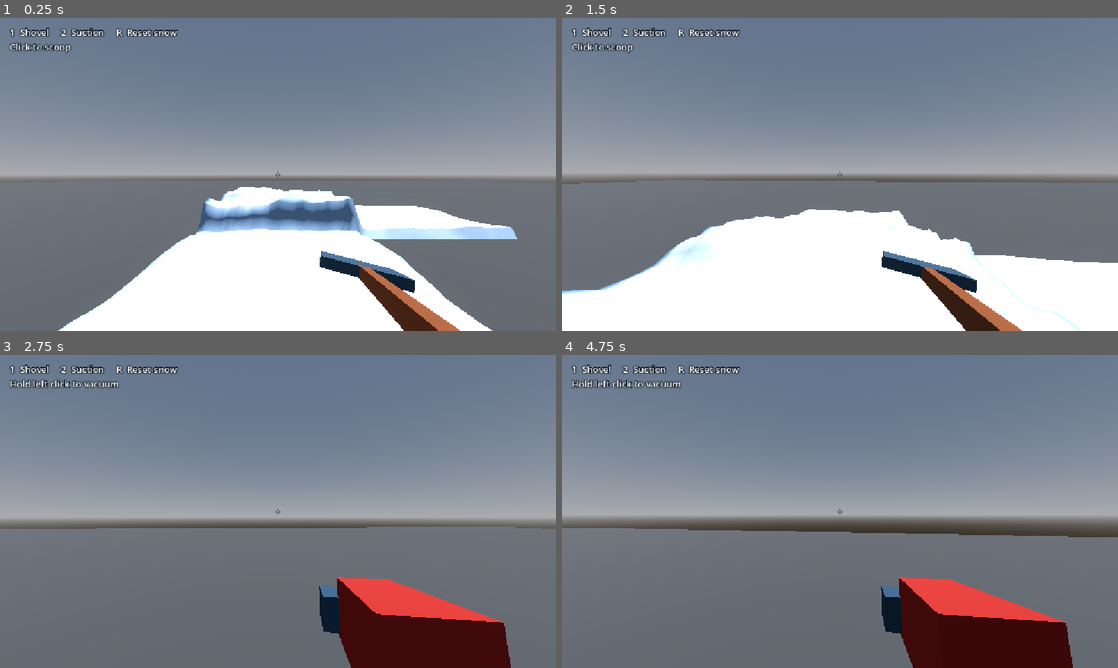
Above: before the commit, frames 1-4 (two rows, left to right).
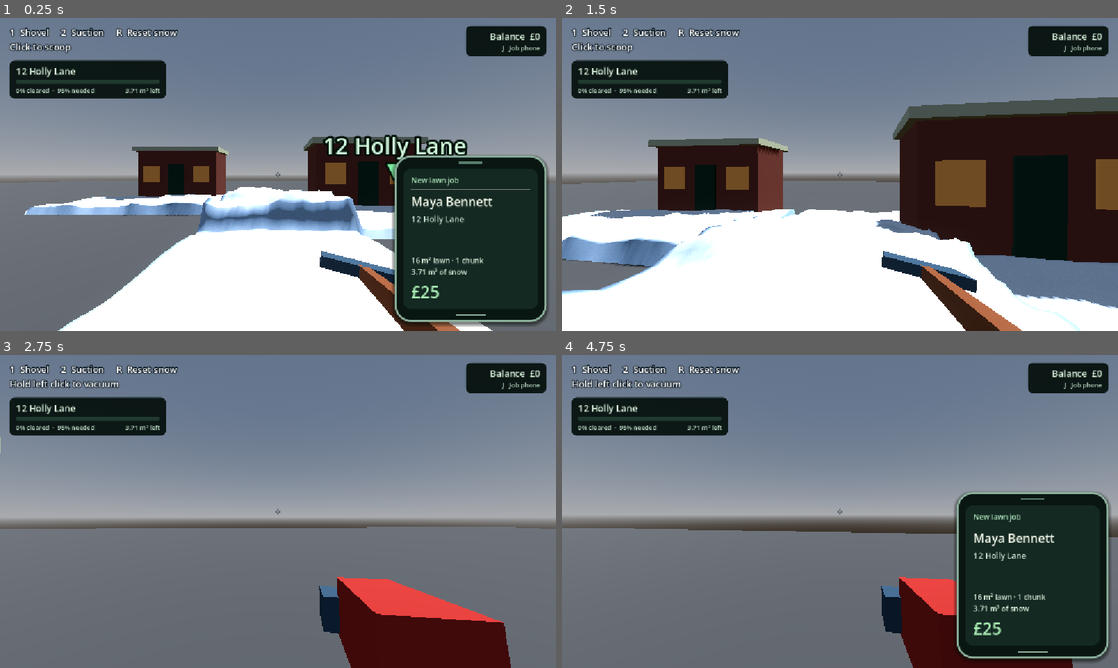
Above: after the commit, the same moments.

Repository: Dempsey845/clear-by-christmas
Game: Godot game, scene res://Town/town.tscn
The game is run twice, just before and just after one commit, with the same random seed, the same clock (stepped at 60 frames per second) and the same inputs.
Inputs (mouse positions are in pixels of both pictures, inside the frame that each line leads up to):
- Up to frame 1 (0.25 s): no input
- Up to frame 2 (1.5 s): tap Enter at 0.5, 1.25 s; move the mouse to (867, 174) at 0.52 s; hold J (job_phone, bound only after the commit) 0.53-1.28 s; hold W (move_forward) from 0.53 s (still down); click (867, 174) at 0.67 s; tap Space (jump) at 0.77 s; move the mouse to (812, 174) at 1.27 s; tap 1 (snow_shovel) at 1.35 s; click (812, 174) at 1.42 s
- Up to frame 3 (2.75 s): keep holding W (move_forward); tap Space (jump) at 1.52 s; tap J (job_phone, bound only after the commit) at 1.55 s; tap Enter at 2 s; move the mouse to (289, 505) at 2.02 s; hold J (job_phone, bound only after the commit) from 2.03 s (still down); tap 2 (snow_suction) at 2.1 s; click (289, 505) at 2.17 s
- Up to frame 4 (4.75 s): keep holding W (move_forward); tap Enter at 2.75, 3.5, 4.25 s; move the mouse to (834, 517) at 2.77 s; release J (job_phone, bound only after the commit) at 2.78 s; click (834, 517) at 2.85 s; tap Space (jump) at 3.02, 3.77, 4.52 s; tap J (job_phone, bound only after the commit) at 3.05, 4.35 s; move the mouse to (878, 514) at 3.52 s; hold J (job_phone, bound only after the commit) 3.53-4.28 s; click (878, 514) at 3.67 s; move the mouse to (795, 508) at 4.27 s; click (795, 508) at 4.42 s

The runs differ from the first frame. In frame 1, 28% of the frame differs, in the area x 1-99%, y 2-99%; in frame 2, 36%, in the area x 0-100%, y 2-93%; in frame 3, 4.8%; in frame 4, 19%.

Commit message:
Created a job system.

Diff:
--- /dev/null
+++ b/Jobs/Requests/12_holly_lane.tres
@@ -0,0 +1,10 @@
+[gd_resource type="Resource" script_class="SnowJob" format=3]
+
+[ext_resource type="Script" path="res://Jobs/snow_job.gd" id="1"]
+
+[resource]
+script = ExtResource("1")
+site_id = &"holly_12"
+client_name = "Maya Bennett"
+address = "12 Holly Lane"
+pay = 25
--- /dev/null
+++ b/Jobs/Requests/18_holly_lane.tres
@@ -0,0 +1,10 @@
+[gd_resource type="Resource" script_class="SnowJob" format=3]
+
+[ext_resource type="Script" path="res://Jobs/snow_job.gd" id="1"]
+
+[resource]
+script = ExtResource("1")
+site_id = &"holly_18"
+client_name = "Arthur Cole"
+address = "18 Holly Lane"
+pay = 45
--- /dev/null
+++ b/Jobs/job_board.gd
@@ -0,0 +1,121 @@
+class_name JobBoard
+extends Node
+
+signal balance_changed(amount: int)
+signal job_completed(job: SnowJob)
+
+@export var player: Node3D
+@export var requests: Array[SnowJob]
+@export_range(0.0, 10.0, 0.25) var marker_hide_distance := 2.25
+@export_range(0.5, 15.0, 0.5) var next_job_delay := 4.0
+
+@onready var hud: JobHUD = $JobHUD
+@onready var marker: Node3D = $JobMarker
+@onready var next_request: Timer = $NextRequest
+
+var balance: int:
+	get:
+		return _balance
+
+var _balance := 0
+var _next_index := 0
+var _sites: Dictionary[StringName, SnowJobSite] = {}
+var _job: SnowJob
+var _site: SnowJobSite
+var _starting_volume := 0.0
+
+
+func _ready() -> void:
+	set_physics_process(false)
+	hud.set_balance(balance)
+	next_request.timeout.connect(_assign_next)
+	_find_sites.call_deferred()
+
+
+func _physics_process(_delta: float) -> void:
+	_update_marker()
+
+
+func try_spend(amount: int) -> bool:
+	if amount <= 0 or amount > balance:
+		return false
+	_change_balance(-amount)
+	return true
+
+
+func _find_sites() -> void:
+	for node in get_tree().get_nodes_in_group("snow_job_sites"):
+		var site := node as SnowJobSite
+		if site == null or site.site_id == &"" or not site.prepare():
+			continue
+		if _sites.has(site.site_id):
+			push_warning("Duplicate snow job site: %s" % site.site_id)
+			continue
+		_sites[site.site_id] = site
+	_assign_next()
+
+
+func _assign_next() -> void:
+	while _next_index < requests.size():
+		var request := requests[_next_index]
+		_next_index += 1
+		if request == null:
+			continue
+		var site := _sites.get(request.site_id) as SnowJobSite
+		if site == null:
+			push_warning("Missing snow job site: %s" % request.site_id)
+			continue
+		var volume := site.snow_volume_m3()
+		if volume > 0.01:
+			_start_job(request, site, volume)
+			return
+	hud.show_no_requests()
+
+
+func _start_job(request: SnowJob, site: SnowJobSite, volume: float) -> void:
+	_job = request
+	_site = site
+	_starting_volume = volume
+	for field in site.fields():
+		# Read progress after every part of a snow edit has been applied.
+		field.snow_amount_changed.connect(_refresh_progress, CONNECT_DEFERRED)
+	marker.global_position = site.get_node("MarkerPosition").global_position
+	$JobMarker/Address.text = request.address
+	hud.show_assignment(request, site.lawn_area_m2(), site.chunk_count(), volume)
+	_update_marker()
+	set_physics_process(true)
+
+
+func _update_marker() -> void:
+	marker.visible = is_instance_valid(player) and _site.distance_to_lawn(player.global_position) > marker_hide_distance
+
+
+func _refresh_progress() -> void:
+	if _job == null:
+		return
+	var remaining := _site.snow_volume_m3()
+	var cleared := clampf(1.0 - remaining / _starting_volume, 0.0, 1.0)
+	hud.set_progress(cleared, remaining, _job.required_clear_percent)
+	if cleared + 0.000001 >= _job.required_clear_percent / 100.0:
+		_complete_job()
+
+
+func _complete_job() -> void:
+	var completed := _job
+	for field in _site.fields():
+		field.snow_amount_changed.disconnect(_refresh_progress)
+	_job = null
+	_site = null
+	marker.hide()
+	set_physics_process(false)
+
+	_change_balance(completed.pay)
+	hud.show_completed(completed)
+	job_completed.emit(completed)
+	next_request.start(next_job_delay)
+
+
+func _change_balance(amount: int) -> void:
+	_balance += amount
+	hud.set_balance(balance)
+	balance_changed.emit(balance)
--- /dev/null
+++ b/Jobs/job_board.tscn
@@ -0,0 +1,15 @@
+[gd_scene format=3]
+
+[ext_resource type="Script" path="res://Jobs/job_board.gd" id="1"]
+[ext_resource type="PackedScene" path="res://Jobs/job_hud.tscn" id="2"]
+[ext_resource type="PackedScene" path="res://Jobs/job_marker.tscn" id="3"]
+
+[node name="JobBoard" type="Node"]
+script = ExtResource("1")
+
+[node name="JobHUD" parent="." instance=ExtResource("2")]
+
+[node name="JobMarker" parent="." instance=ExtResource("3")]
+
+[node name="NextRequest" type="Timer" parent="."]
+one_shot = true
--- /dev/null
+++ b/Jobs/job_hud.gd
@@ -0,0 +1,89 @@
+class_name JobHUD
+extends CanvasLayer
+
+const PHONE_INSET := 0.0
+const PHONE_HIDDEN := 430.0
+
+@onready var phone: PanelContainer = %Phone
+@onready var notice_timer: Timer = $NoticeTimer
+@onready var progress: ProgressBar = %ClearanceBar
+
+var _phone_open := false
+var _phone_tween: Tween
+
+
+func _ready() -> void:
+	notice_timer.timeout.connect(_set_phone_open.bind(false))
+
+
+func _unhandled_input(event: InputEvent) -> void:
+	if event.is_action_pressed("job_phone"):
+		notice_timer.stop()
+		_set_phone_open(not _phone_open)
+		get_viewport().set_input_as_handled()
+
+
+func set_balance(amount: int) -> void:
+	%Balance.text = "Balance  £%d" % amount
+
+
+func show_assignment(job: SnowJob, area: float, chunks: int, volume: float) -> void:
+	%PhoneHeading.text = "New lawn job"
+	%Client.text = job.client_name
+	%Address.text = job.address
+	%Payout.text = "£%d" % job.pay
+	%Lawn.text = "%.0f m² lawn · %d %s" % [area, chunks, "chunk" if chunks == 1 else "chunks"]
+	%Snow.text = "%.2f m³ of snow" % volume
+	%JobTitle.text = job.address
+	%ProgressPanel.show()
+	progress.show()
+	set_progress(0.0, volume, job.required_clear_percent)
+	_notify()
+
+
+func set_progress(fraction: float, remaining: float, required: int) -> void:
+	progress.value = fraction * 100.0
+	%ProgressText.text = "%d%% cleared  ·  %d%% needed" % [floori(fraction * 100.0), required]
+	%Remaining.text = "%.2f m³ left" % remaining
+
+
+func show_completed(job: SnowJob) -> void:
+	%PhoneHeading.text = "Job complete"
+	%Payout.text = "+£%d" % job.pay
+	%Lawn.text = "Payment received"
+	%Snow.text = ""
+	%ProgressText.text = "Job complete  ·  +£%d" % job.pay
+	%Remaining.text = ""
+	_notify()
+
+
+func show_no_requests() -> void:
+	%PhoneHeading.text = "No pending jobs"
+	%Client.text = ""
+	%Address.text = ""
+	%Payout.text = ""
+	%Lawn.text = "All available requests are finished."
+	%Snow.text = ""
+	%ProgressPanel.hide()
+	notice_timer.start()
+
+
+func _notify() -> void:
+	_set_phone_open(true)
+	notice_timer.start()
+
+
+func _set_phone_open(open: bool) -> void:
+	if open == _phone_open:
+		return
+	_phone_open = open
+	if _phone_tween != null:
+		_phone_tween.kill()
+	if open and not phone.visible:
+		phone.position.y = PHONE_HIDDEN
+		phone.show()
+	_phone_tween = create_tween()
+	_phone_tween.tween_property(phone, "position:y", PHONE_INSET if open else PHONE_HIDDEN, 0.28) \
+		.set_trans(Tween.TRANS_CUBIC).set_ease(Tween.EASE_OUT)
+	if not open:
+		_phone_tween.tween_callback(phone.hide)
--- /dev/null
+++ b/Jobs/job_hud.tscn
@@ -0,0 +1,263 @@
+[gd_scene format=3]
+
+[ext_resource type="Script" path="res://Jobs/job_hud.gd" id="1"]
+
+[sub_resource type="StyleBoxFlat" id="body"]
+bg_color = Color(0.035, 0.085, 0.072, 1)
+border_width_left = 4
+border_width_top = 4
+border_width_right = 4
+border_width_bottom = 4
+border_color = Color(0.55, 0.69, 0.61, 1)
+corner_radius_top_left = 32
+corner_radius_top_right = 32
+corner_radius_bottom_right = 32
+corner_radius_bottom_left = 32
+shadow_color = Color(0.02, 0.04, 0.03, 0.5)
+shadow_size = 8
+shadow_offset = Vector2(0, 4)
+content_margin_left = 18.0
+content_margin_right = 18.0
+content_margin_top = 12.0
+content_margin_bottom = 12.0
+
+[sub_resource type="StyleBoxFlat" id="screen"]
+bg_color = Color(0.078, 0.16, 0.132, 1)
+corner_radius_top_left = 16
+corner_radius_top_right = 16
+corner_radius_bottom_right = 16
+corner_radius_bottom_left = 16
+content_margin_left = 16.0
+content_margin_right = 16.0
+content_margin_top = 13.0
+content_margin_bottom = 13.0
+
+[sub_resource type="StyleBoxFlat" id="overlay"]
+bg_color = Color(0.029, 0.072, 0.059, 0.95)
+corner_radius_top_left = 11
+corner_radius_top_right = 11
+corner_radius_bottom_right = 11
+corner_radius_bottom_left = 11
+content_margin_left = 13.0
+content_margin_right = 13.0
+content_margin_top = 8.0
+content_margin_bottom = 8.0
+
+[sub_resource type="StyleBoxFlat" id="track"]
+bg_color = Color(0.13, 0.23, 0.19, 1)
+corner_radius_top_left = 4
+corner_radius_top_right = 4
+corner_radius_bottom_right = 4
+corner_radius_bottom_left = 4
+
+[sub_resource type="StyleBoxFlat" id="fill"]
+bg_color = Color(0.55, 0.88, 0.64, 1)
+corner_radius_top_left = 4
+corner_radius_top_right = 4
+corner_radius_bottom_right = 4
+corner_radius_bottom_left = 4
+
+[node name="JobHUD" type="CanvasLayer"]
+layer = 2
+script = ExtResource("1")
+
+[node name="Overlay" type="Control" parent="."]
+layout_mode = 3
+anchors_preset = 15
+anchor_right = 1.0
+anchor_bottom = 1.0
+grow_horizontal = 2
+grow_vertical = 2
+mouse_filter = 2
+
+[node name="Wallet" type="PanelContainer" parent="Overlay"]
+layout_mode = 1
+anchors_preset = 1
+anchor_left = 1.0
+anchor_right = 1.0
+offset_left = -187.0
+offset_top = 16.0
+offset_right = -20.0
+offset_bottom = 72.0
+grow_horizontal = 0
+mouse_filter = 2
+theme_override_styles/panel = SubResource("overlay")
+
+[node name="Lines" type="VBoxContainer" parent="Overlay/Wallet"]
+layout_mode = 2
+mouse_filter = 2
+theme_override_constants/separation = 2
+
+[node name="Balance" type="Label" parent="Overlay/Wallet/Lines"]
+unique_name_in_owner = true
+layout_mode = 2
+theme_override_colors/font_color = Color(0.88, 0.98, 0.89, 1)
+theme_override_font_sizes/font_size = 19
+text = "Balance  £0"
+horizontal_alignment = 2
+
+[node name="PhoneKey" type="Label" parent="Overlay/Wallet/Lines"]
+layout_mode = 2
+theme_override_colors/font_color = Color(0.69, 0.81, 0.73, 1)
+theme_override_font_sizes/font_size = 13
+text = "J   Job phone"
+horizontal_alignment = 2
+
+[node name="ProgressPanel" type="PanelContainer" parent="Overlay"]
+unique_name_in_owner = true
+visible = false
+layout_mode = 0
+offset_left = 20.0
+offset_top = 88.0
+offset_right = 344.0
+mouse_filter = 2
+theme_override_styles/panel = SubResource("overlay")
+
+[node name="Lines" type="VBoxContainer" parent="Overlay/ProgressPanel"]
+layout_mode = 2
+mouse_filter = 2
+theme_override_constants/separation = 5
+
+[node name="JobTitle" type="Label" parent="Overlay/ProgressPanel/Lines"]
+unique_name_in_owner = true
+layout_mode = 2
+theme_override_colors/font_color = Color(0.88, 0.98, 0.89, 1)
+theme_override_font_sizes/font_size = 19
+text_overrun_behavior = 3
+
+[node name="ClearanceBar" type="ProgressBar" parent="Overlay/ProgressPanel/Lines"]
+unique_name_in_owner = true
+custom_minimum_size = Vector2(0, 8)
+layout_mode = 2
+mouse_filter = 2
+theme_override_styles/background = SubResource("track")
+theme_override_styles/fill = SubResource("fill")
+step = 0.0
+show_percentage = false
+
+[node name="Details" type="HBoxContainer" parent="Overlay/ProgressPanel/Lines"]
+layout_mode = 2
+mouse_filter = 2
+theme_override_constants/separation = 12
+
+[node name="ProgressText" type="Label" parent="Overlay/ProgressPanel/Lines/Details"]
+unique_name_in_owner = true
+layout_mode = 2
+size_flags_horizontal = 3
+theme_override_colors/font_color = Color(0.77, 0.88, 0.80, 1)
+theme_override_font_sizes/font_size = 13
+
+[node name="Remaining" type="Label" parent="Overlay/ProgressPanel/Lines/Details"]
+unique_name_in_owner = true
+layout_mode = 2
+theme_override_colors/font_color = Color(0.77, 0.88, 0.80, 1)
+theme_override_font_sizes/font_size = 13
+
+[node name="PhoneAnchor" type="Control" parent="Overlay"]
+layout_mode = 1
+anchors_preset = 3
+anchor_left = 1.0
+anchor_top = 1.0
+anchor_right = 1.0
+anchor_bottom = 1.0
+offset_left = -334.0
+offset_top = -364.0
+offset_right = -20.0
+offset_bottom = -20.0
+grow_horizontal = 0
+grow_vertical = 0
+mouse_filter = 2
+
+[node name="Phone" type="PanelContainer" parent="Overlay/PhoneAnchor"]
+unique_name_in_owner = true
+visible = false
+layout_mode = 0
+offset_right = 314.0
+offset_bottom = 344.0
+mouse_filter = 2
+theme_override_styles/panel = SubResource("body")
+
+[node name="Shell" type="VBoxContainer" parent="Overlay/PhoneAnchor/Phone"]
+layout_mode = 2
+mouse_filter = 2
+theme_override_constants/separation = 10
+
+[node name="Speaker" type="ColorRect" parent="Overlay/PhoneAnchor/Phone/Shell"]
+custom_minimum_size = Vector2(48, 5)
+layout_mode = 2
+size_flags_horizontal = 4
+mouse_filter = 2
+color = Color(0.34, 0.49, 0.42, 1)
+
+[node name="Screen" type="PanelContainer" parent="Overlay/PhoneAnchor/Phone/Shell"]
+layout_mode = 2
+size_flags_vertical = 3
+mouse_filter = 2
+theme_override_styles/panel = SubResource("screen")
+
+[node name="Content" type="VBoxContainer" parent="Overlay/PhoneAnchor/Phone/Shell/Screen"]
+layout_mode = 2
+mouse_filter = 2
+theme_override_constants/separation = 6
+
+[node name="PhoneHeading" type="Label" parent="Overlay/PhoneAnchor/Phone/Shell/Screen/Content"]
+unique_name_in_owner = true
+layout_mode = 2
+theme_override_colors/font_color = Color(0.68, 0.89, 0.73, 1)
+theme_override_font_sizes/font_size = 15
+text = "No pending jobs"
+
+[node name="Line" type="HSeparator" parent="Overlay/PhoneAnchor/Phone/Shell/Screen/Content"]
+layout_mode = 2
+mouse_filter = 2
+
+[node name="Client" type="Label" parent="Overlay/PhoneAnchor/Phone/Shell/Screen/Content"]
+unique_name_in_owner = true
+layout_mode = 2
+theme_override_colors/font_color = Color(0.97, 0.99, 0.93, 1)
+theme_override_font_sizes/font_size = 25
+text_overrun_behavior = 3
+
+[node name="Address" type="Label" parent="Overlay/PhoneAnchor/Phone/Shell/Screen/Content"]
+unique_name_in_owner = true
+layout_mode = 2
+theme_override_colors/font_color = Color(0.77, 0.88, 0.81, 1)
+theme_override_font_sizes/font_size = 17
+autowrap_mode = 3
+max_lines_visible = 2
+
+[node name="Details" type="VBoxContainer" parent="Overlay/PhoneAnchor/Phone/Shell/Screen/Content"]
+layout_mode = 2
+size_flags_vertical = 10
+mouse_filter = 2
+theme_override_constants/separation = 2
+
+[node name="Lawn" type="Label" parent="Overlay/PhoneAnchor/Phone/Shell/Screen/Content/Details"]
+unique_name_in_owner = true
+layout_mode = 2
+theme_override_colors/font_color = Color(0.85, 0.92, 0.85, 1)
+theme_override_font_sizes/font_size = 15
+autowrap_mode = 3
+
+[node name="Snow" type="Label" parent="Overlay/PhoneAnchor/Phone/Shell/Screen/Content/Details"]
+unique_name_in_owner = true
+layout_mode = 2
+theme_override_colors/font_color = Color(0.85, 0.92, 0.85, 1)
+theme_override_font_sizes/font_size = 15
+
+[node name="Payout" type="Label" parent="Overlay/PhoneAnchor/Phone/Shell/Screen/Content"]
+unique_name_in_owner = true
+layout_mode = 2
+theme_override_colors/font_color = Color(0.68, 0.94, 0.72, 1)
+theme_override_font_sizes/font_size = 34
+
+[node name="HomeBar" type="ColorRect" parent="Overlay/PhoneAnchor/Phone/Shell"]
+custom_minimum_size = Vector2(62, 4)
+layout_mode = 2
+size_flags_horizontal = 4
+mouse_filter = 2
+color = Color(0.55, 0.69, 0.61, 1)
+
+[node name="NoticeTimer" type="Timer" parent="."]
+wait_time = 8.0
+one_shot = true
--- /dev/null
+++ b/Jobs/job_marker.tscn
@@ -0,0 +1,27 @@
+[gd_scene format=3]
+
+[node name="JobMarker" type="Node3D"]
+top_level = true
+visible = false
+
+[node name="Address" type="Label3D" parent="."]
+pixel_size = 0.0032
+billboard = 1
+no_depth_test = true
+fixed_size = true
+font_size = 34
+outline_size = 13
+modulate = Color(0.83, 0.98, 0.87, 1)
+outline_modulate = Color(0.025, 0.09, 0.06, 1)
+
+[node name="Pin" type="Label3D" parent="."]
+pixel_size = 0.0032
+billboard = 1
+no_depth_test = true
+fixed_size = true
+offset = Vector2(0, -38)
+text = "▼"
+font_size = 30
+outline_size = 13
+modulate = Color(0.50, 0.91, 0.63, 1)
+outline_modulate = Color(0.025, 0.09, 0.06, 1)
--- /dev/null
+++ b/Jobs/sample_house.tscn
@@ -0,0 +1,44 @@
+[gd_scene format=3]
+
+[sub_resource type="StandardMaterial3D" id="siding"]
+albedo_color = Color(0.46, 0.23, 0.19, 1)
+
+[sub_resource type="StandardMaterial3D" id="trim"]
+albedo_color = Color(0.79, 0.84, 0.72, 1)
+
+[sub_resource type="StandardMaterial3D" id="door"]
+albedo_color = Color(0.12, 0.24, 0.18, 1)
+
+[sub_resource type="StandardMaterial3D" id="glass"]
+albedo_color = Color(0.74, 0.53, 0.28, 1)
+emission_enabled = true
+emission = Color(0.79, 0.49, 0.20, 1)
+emission_energy_multiplier = 0.45
+
+[node name="SampleHouse" type="CSGCombiner3D"]
+use_collision = true
+
+[node name="Walls" type="CSGBox3D" parent="."]
+position = Vector3(0, 1.5, 0)
+size = Vector3(4.6, 3, 2.4)
+material = SubResource("siding")
+
+[node name="Roof" type="CSGBox3D" parent="."]
+position = Vector3(0, 3.1, 0)
+size = Vector3(5, 0.25, 2.85)
+material = SubResource("trim")
+
+[node name="Door" type="CSGBox3D" parent="."]
+position = Vector3(0, 1.1, 1.22)
+size = Vector3(0.9, 2.2, 0.1)
+material = SubResource("door")
+
+[node name="WindowLeft" type="CSGBox3D" parent="."]
+position = Vector3(-1.45, 1.65, 1.22)
+size = Vector3(0.95, 0.94, 0.1)
+material = SubResource("glass")
+
+[node name="WindowRight" type="CSGBox3D" parent="."]
+position = Vector3(1.45, 1.65, 1.22)
+size = Vector3(0.95, 0.94, 0.1)
+material = SubResource("glass")
--- /dev/null
+++ b/Jobs/snow_job.gd
@@ -0,0 +1,8 @@
+class_name SnowJob
+extends Resource
+
+@export var site_id: StringName
+@export var client_name: String
+@export var address: String
+@export_range(1, 10000) var pay: int = 25
+@export_range(50, 100) var required_clear_percent: int = 95
--- /dev/null
+++ b/Jobs/snow_job_site.gd
@@ -0,0 +1,60 @@
+class_name SnowJobSite
+extends Node3D
+
+@export var site_id: StringName
+@export var lawn_chunks: Array[SnowChunk]
+
+var _chunks: Array[SnowChunk] = []
+var _fields: Array[SnowField] = []
+
+
+func prepare() -> bool:
+	_chunks.clear()
+	_fields.clear()
+	for chunk in lawn_chunks:
+		if chunk == null or chunk.depths.is_empty() or chunk in _chunks:
+			continue
+		var field := chunk.get_parent() as SnowField
+		if field == null:
+			continue
+		_chunks.append(chunk)
+		if field not in _fields:
+			_fields.append(field)
+	return not _chunks.is_empty()
+
+
+func fields() -> Array[SnowField]:
+	return _fields
+
+
+func chunk_count() -> int:
+	return _chunks.size()
+
+
+func snow_volume_m3() -> float:
+	var volume := 0.0
+	for chunk in _chunks:
+		volume += chunk.snow_volume_m3
+	return volume
+
+
+func lawn_area_m2() -> float:
+	var area := 0.0
+	for chunk in _chunks:
+		var field := chunk.get_parent() as SnowField
+		area += field.chunk_size * field.chunk_size
+	return area
+
+
+func distance_to_lawn(point: Vector3) -> float:
+	var nearest := INF
+	for chunk in _chunks:
+		var field := chunk.get_parent() as SnowField
+		var local := chunk.to_local(point)
+		var closest := Vector3(
+			clampf(local.x, 0.0, field.chunk_size), 0.0,
+			clampf(local.z, 0.0, field.chunk_size)
+		)
+		var offset := point - chunk.to_global(closest)
+		nearest = minf(nearest, Vector2(offset.x, offset.z).length())
+	return nearest
--- /dev/null
+++ b/Jobs/snow_job_site.tscn
@@ -0,0 +1,9 @@
+[gd_scene format=3]
+
+[ext_resource type="Script" path="res://Jobs/snow_job_site.gd" id="1"]
+
+[node name="SnowJobSite" type="Node3D" groups=["snow_job_sites"]]
+script = ExtResource("1")
+
+[node name="MarkerPosition" type="Marker3D" parent="."]
+position = Vector3(0, 2.6, 0)
--- a/Snow/snow_chunk.gd
+++ b/Snow/snow_chunk.gd
@@ -10,6 +10,8 @@
 var weights := PackedFloat32Array()
 var initial_depths := PackedFloat32Array()
 var tile: Vector2i
+var snow_volume_m3 := 0.0
+var _initial_volume_m3 := 0.0
 
 var _vertices := PackedVector3Array()
 var _normals := PackedVector3Array()
@@ -53,9 +55,11 @@
 			depths[index] = maxf(0.0, base_depth * (1.0 + 0.45 * noise.get_noise_2dv(point)))
 			if not editable[index]:
 				depths[index] = 0.0
+			snow_volume_m3 += depths[index] * weights[index]
 			_vertices[index] = Vector3(x * field.spacing, 0.0, z * field.spacing)
 			_uvs[index] = point
 	initial_depths = depths.duplicate()
+	_initial_volume_m3 = snow_volume_m3
 	if field.collision_enabled:
 		_create_collision(field)
 		rebuild_collision(field)
@@ -112,12 +116,16 @@
 	return true
 
 
-func clear_footprint(index: int) -> void:
+func change_depth(index: int, delta: float) -> void:
+	var previous := depths[index]
+	depths[index] = maxf(0.0, previous + delta)
+	snow_volume_m3 = maxf(0.0, snow_volume_m3 + (depths[index] - previous) * weights[index])
 	_footprints[index] = 0.0
 
 
 func reset_depths() -> void:
 	depths = initial_depths.duplicate()
+	snow_volume_m3 = _initial_volume_m3
 	_footprints.fill(0.0)
 
 
--- a/Snow/snow_field.gd
+++ b/Snow/snow_field.gd
@@ -1,5 +1,7 @@
 class_name SnowField
 extends Node3D
+
+signal snow_amount_changed
 
 const COLLISION_LAYER := 1 << 1
 
@@ -134,16 +136,18 @@
 		var amount := minf(chunk.depths[index], depth * strength)
 		if amount <= 0.0:
 			continue
-		chunk.depths[index] -= amount
-		chunk.clear_footprint(index)
+		chunk.change_depth(index, -amount)
 		removed += amount * chunk.weights[index]
 		_queue_edit(chunk, index, true)
 	if removed > 0.0:
 		set_process(true)
+		snow_amount_changed.emit()
 	return removed
 
 
 func deposit(point: Vector3, radius: float, volume: float) -> bool:
+	if volume <= 0.0:
+		return false
 	var brush := _brush(point, Vector3.FORWARD, Vector2.ONE * radius * 2.0, true)
 	var area := 0.0
 	for sample in brush:
@@ -155,10 +159,10 @@
 	for sample in brush:
 		var chunk: SnowChunk = sample[0]
 		var index: int = sample[1]
-		chunk.depths[index] += volume * float(sample[2]) / area
-		chunk.clear_footprint(index)
+		chunk.change_depth(index, volume * float(sample[2]) / area)
 		_queue_edit(chunk, index, true)
 	set_process(true)
+	snow_amount_changed.emit()
 	return true
 
 
@@ -181,6 +185,7 @@
 			_collision_dirty[chunk.tile] = true
 		_dirty[chunk.tile] = chunk
 	set_process(not _dirty.is_empty())
+	snow_amount_changed.emit()
 
 
 func _queue_edit(chunk: SnowChunk, index: int, update_collision: bool) -> void:
--- a/Town/town.tscn
+++ b/Town/town.tscn
@@ -3,6 +3,13 @@
 [ext_resource type="PackedScene" uid="uid://bvllvr25njqo1" path="res://Player/player.tscn" id="1_k1v75"]
 [ext_resource type="PackedScene" path="res://Snow/snow_field.tscn" id="2"]
 [ext_resource type="PackedScene" path="res://Snow/snow_chunk.tscn" id="3"]
+
+[ext_resource type="PackedScene" path="res://Jobs/job_board.tscn" id="4"]
+[ext_resource type="PackedScene" path="res://Jobs/snow_job_site.tscn" id="5"]
+[ext_resource type="Resource" path="res://Jobs/Requests/12_holly_lane.tres" id="6"]
+[ext_resource type="Resource" path="res://Jobs/Requests/18_holly_lane.tres" id="7"]
+[ext_resource type="Script" path="res://Jobs/snow_job.gd" id="8"]
+[ext_resource type="PackedScene" path="res://Jobs/sample_house.tscn" id="9"]
 
 [sub_resource type="ProceduralSkyMaterial" id="ProceduralSkyMaterial_k1v75"]
 sky_horizon_color = Color(0.66224277, 0.6717428, 0.6867428, 1)
@@ -55,3 +62,34 @@
 [node name="SidePath" parent="RoadSnow" unique_id=1394625358 instance=ExtResource("3")]
 transform = Transform3D(1, 0, 0, 0, 1, 0, 0, 0, 1, 4, 0, -4)
 initial_depth = 0.24
+
+
+[node name="Holly12" parent="." instance=ExtResource("9")]
+position = Vector3(4, 0, -10.28)
+
+[node name="Holly18" parent="." instance=ExtResource("9")]
+position = Vector3(-6, 0, -13.28)
+
+[node name="Holly18Snow" parent="." instance=ExtResource("2")]
+position = Vector3(-10, 0, -12)
+
+[node name="LawnWest" parent="Holly18Snow" instance=ExtResource("3")]
+initial_depth = 0.32
+
+[node name="LawnEast" parent="Holly18Snow" instance=ExtResource("3")]
+position = Vector3(4, 0, 0)
+initial_depth = 0.42
+
+[node name="Holly12JobSite" parent="." node_paths=PackedStringArray("lawn_chunks") instance=ExtResource("5")]
+position = Vector3(4, 0, -7)
+site_id = &"holly_12"
+lawn_chunks = [NodePath("../RoadSnow/SidePath")]
+
+[node name="Holly18JobSite" parent="." node_paths=PackedStringArray("lawn_chunks") instance=ExtResource("5")]
+position = Vector3(-6, 0, -10)
+site_id = &"holly_18"
+lawn_chunks = [NodePath("../Holly18Snow/LawnWest"), NodePath("../Holly18Snow/LawnEast")]
+
+[node name="JobBoard" parent="." node_paths=PackedStringArray("player") instance=ExtResource("4")]
+player = NodePath("../Player")
+requests = Array[ExtResource("8")]([ExtResource("6"), ExtResource("7")])
--- a/project.godot
+++ b/project.godot
@@ -88,6 +88,11 @@
 "events": [Object(InputEventMouseButton,"resource_local_to_scene":false,"resource_name":"","device":32,"window_id":0,"a …(253 unchanged characters)…
 ]
 }
+job_phone={
+"deadzone": 0.2,
+"events": [Object(InputEventKey,"resource_local_to_scene":false,"resource_name":"","device":16,"window_id":0,"alt_pressed":false,"shift_pressed":false,"ctrl_pressed":false,"meta_pressed":false,"pressed":false,"keycode":0,"physical_keycode":74,"key_label":0,"unicode":0,"location":0,"echo":false,"script":null)
+]
+}
 
 [layer_names]
 
Not shown, added: Jobs/job_board.gd.uid
Not shown, added: Jobs/job_hud.gd.uid
Not shown, added: Jobs/snow_job.gd.uid
Not shown, added: Jobs/snow_job_site.gd.uid
